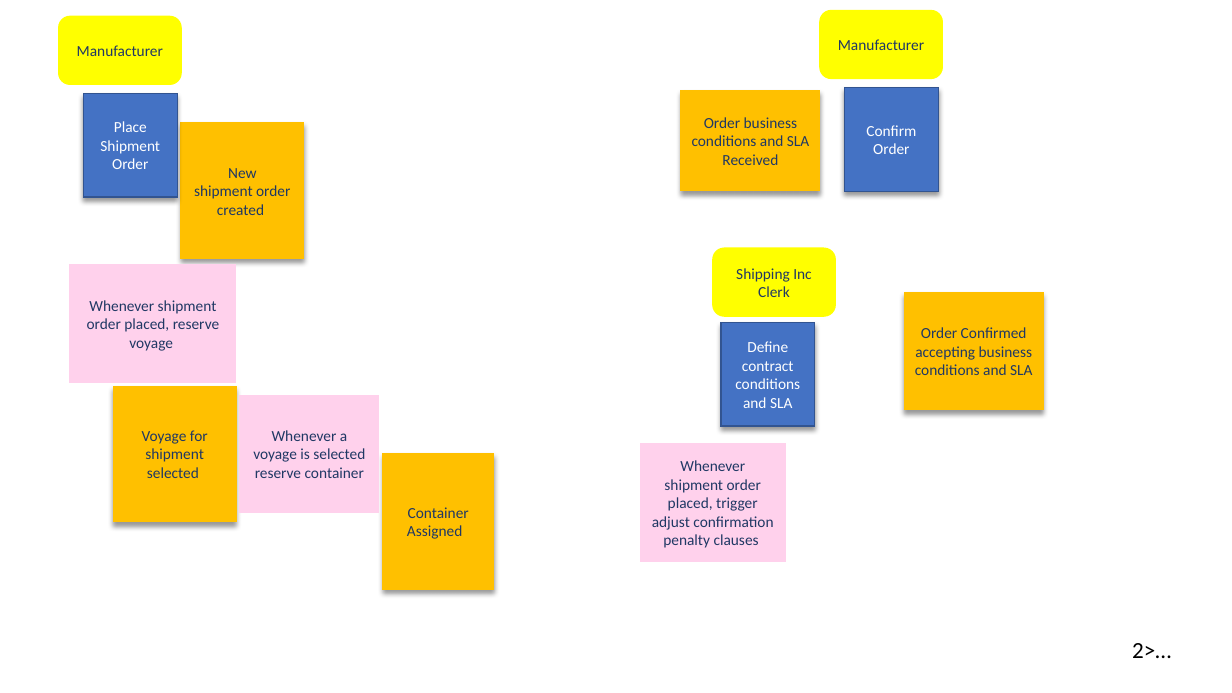
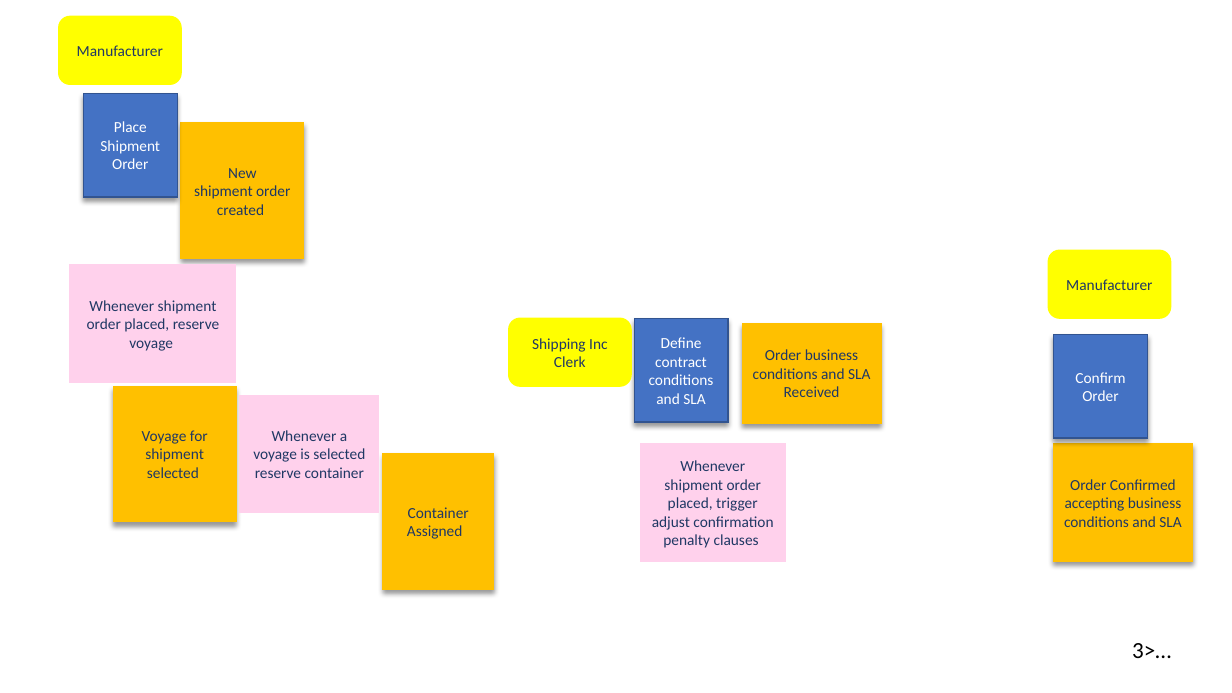
Before and after one commit to ibm-cloud-architecture/refarch-kc, a slide deck: slide 16 of analysis/kc-eventstorming.pptx (slide 10 before the commit). Drawn at 1232x693 pixels with LibreOffice and Linux fonts; fonts in the diff are those of the drawing. Boxes give left, top, right and bottom in pixels: in the first picture for what was removed or moved away, otherwise in the second. Text is boxed around its words. In the diff, an @@ line names an element or a change of style, - is before the commit and + after.

```diff
--- a/analysis/kc-eventstorming.pptx
+++ b/analysis/kc-eventstorming.pptx
@@ rounded rectangle "Manufacturer": place and size @@
-rounded rectangle "Manufacturer" at bbox=[820, 10, 942, 79]
+rounded rectangle "Manufacturer" at bbox=[1049, 250, 1171, 319]
@@ rounded rectangle "Shipping Inc Clerk": place and size @@
-rounded rectangle "Shipping Inc Clerk" at bbox=[714, 249, 836, 317]
+rounded rectangle "Shipping Inc Clerk" at bbox=[509, 318, 631, 386]
@@ rectangle "Define contract conditions and SLA": place and size @@
-rectangle "Define contract conditions and SLA" at bbox=[721, 323, 815, 426]
+rectangle "Define contract conditions and SLA" at bbox=[634, 318, 728, 421]
@@ rectangle "Order business conditions and SLA": place and size @@
-rectangle "Order business conditions and SLA" at bbox=[681, 91, 820, 190]
+rectangle "Order business conditions and SLA" at bbox=[742, 323, 881, 423]
@@ rectangle "Confirm Order": place and size @@
-rectangle "Confirm Order" at bbox=[845, 88, 939, 191]
+rectangle "Confirm Order" at bbox=[1054, 335, 1148, 438]
@@ rectangle "Order Confirmed accepting business conditions ...": place and size @@
-rectangle "Order Confirmed accepting business conditions ..." at bbox=[905, 293, 1043, 410]
+rectangle "Order Confirmed accepting business conditions ..." at bbox=[1054, 444, 1192, 561]
@@ text at bbox=[1132, 643, 1171, 658]: text changed @@
-2>…
+3>…
```
Also in this commit, not shown: 6 other slides changed, 8 slides added, 2 slides removed, 37 other files.
